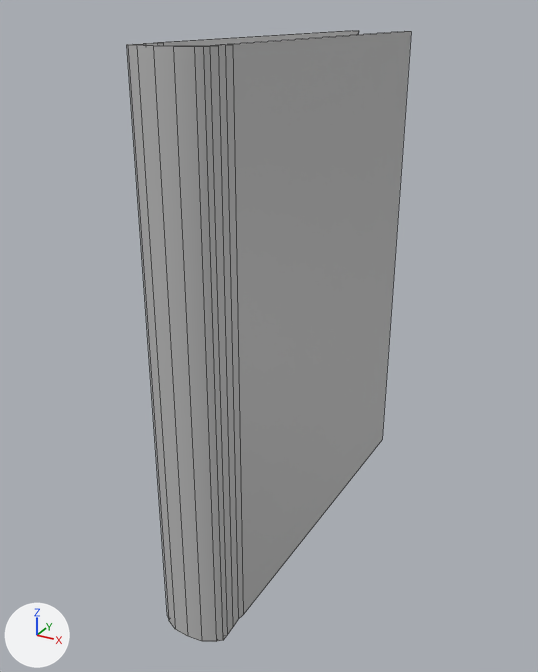
Before and after pictures for a commit that changed the FBX model Assets/Models/Book_Thin.fbx.
One viewpoint serves both versions: a 50 mm camera at (7.3, -5.33, 4.12) aimed at (4.72, -0.64, 1.78). The lights are fixed; the arrows at lower left show +X, +Y and +Z. Mesh edges are drawn as thin lines. Where no turn or scale is listed for an object, it has been applied to the vertices.

The scene before the commit, as lines of its bpy script (objects in view):
```python
mat_lambert1 = principled_material('lambert1')
mat_lambert1.base_color = (0.5, 0.5, 0.5)  # grey #bcbcbc
me_mesh = bpy.data.meshes.new('Mesh')
me_mesh.from_pydata(...)  # 110 vertices, 108 faces; spans x 0.0..0.52, y -3.19..0.0, z 0.0..3.95
me_mesh.materials.append(mat_lambert1)  # grey #bcbcbc
ob_book2 = bpy.data.objects.new('book2', me_mesh)
ob_book2.location = (4.582, 1.121, 0.0)
```
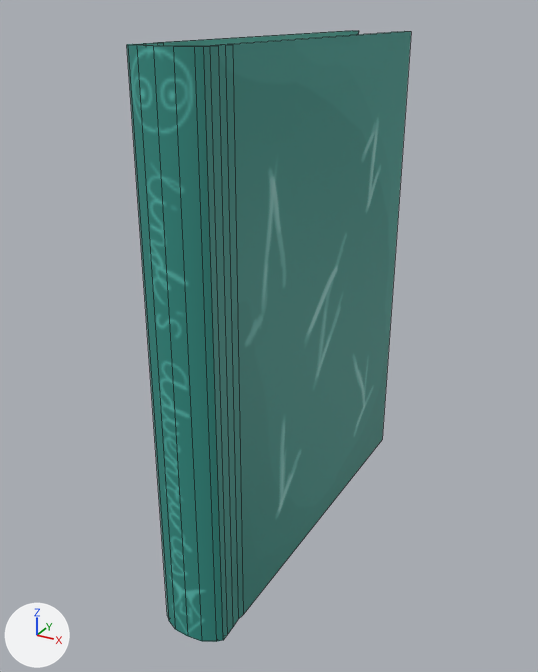
The newer file is also turned or shifted as a whole; pictures and numbers use the older file's frame.

Location of each change, (x1, y1, x2, y2) in pixels of the pictures (538 x 672 px):
'book2', surface changed (grey to cyan)
    both: (127, 31, 411, 642)

The edits, one by one:
Picture 'UVbooks.png' (img_uvbooks_png) is new.
In material 'lambert1' (mat_lambert1), base_color is no longer (0.5, 0.5, 0.5), grey #bcbcbc.
In material 'lambert1' (mat_lambert1), texture is now set to img_uvbooks_png.
In material 'lambert1' (mat_lambert1), roughness goes from 0.5 to 0.553.
